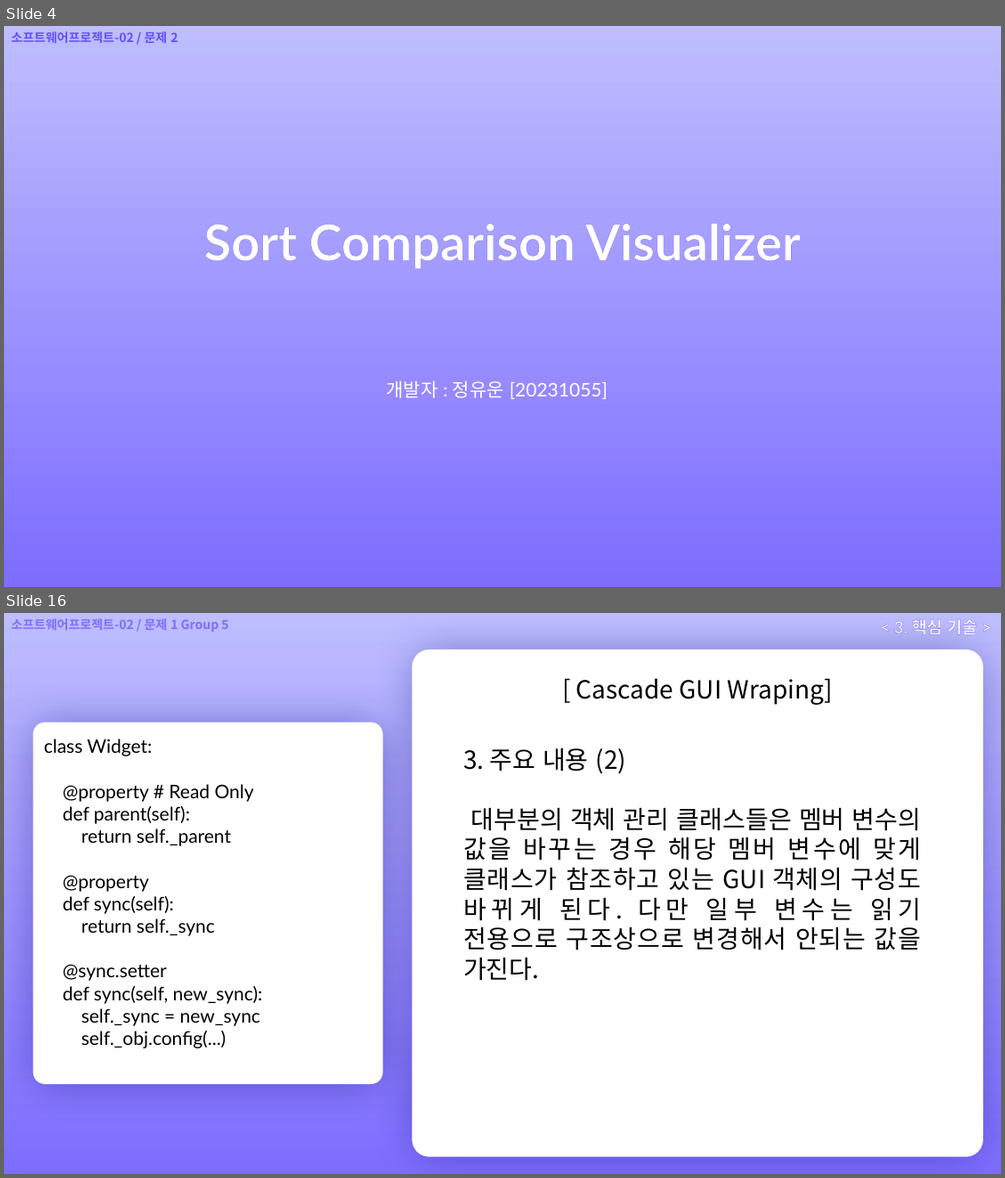
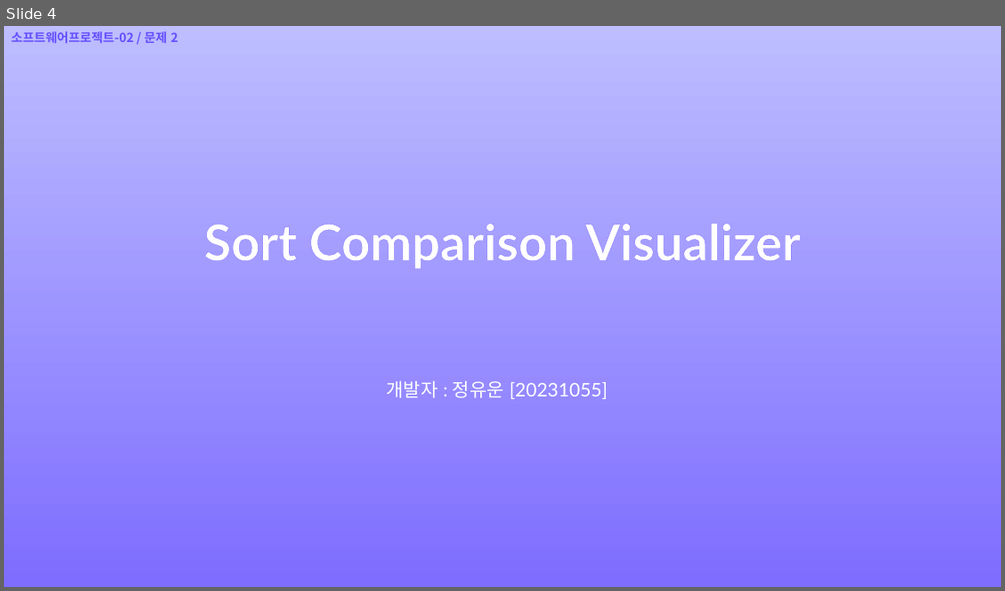
Before and after one commit to Ovie-hex/Software-Project-P2-Sort1055, a slide deck: [문제 2] 문서 기록/[문제 2] 발표자료 탬플릿 [20231055 정유운].pptx. Shown one above the other, each under a label of ours: slides 4 and 16 before the commit, slide 4 after it; the slides between them are not shown. The pictures are 1005x1178 and 1005x591 pixels, drawn with LibreOffice and Linux fonts; fonts in the diff are those of the drawing; background and template pictures are left out. Boxes give left, top, right and bottom in pixels: in the first picture for what was removed or moved away, otherwise in the second. Text is boxed around its words. In the diff, an @@ line names an element or a change of style, - is before the commit and + after.

```diff
--- a/[문제 2] 문서 기록/[문제 2] 발표자료 탬플릿 [20231055 정유운].pptx
+++ b/[문제 2] 문서 기록/[문제 2] 발표자료 탬플릿 [20231055 정유운].pptx
@@ slide 16 removed at [4,613,1001,1174], background picture (left out) @@
@@ text removed at [11,618,228,632] @@
-소프트웨어프로젝트-02 / 문제 1 Group 5
@@ text removed at [894,620,977,635] @@
-< 3. 핵심 기술 >
@@ rounded rectangle removed at [413,649,984,1157] @@
@@ text removed at [576,678,833,705] @@
-[ Cascade GUI Wraping]
@@ rounded rectangle removed at [33,722,383,1084] @@
-class Widget:
-@property # Read Only
-def parent(self):
-return self._parent
-@property
-def sync(self):
-return self._sync
-@sync.setter
-def sync(self, new_sync):
-self._sync = new_sync
-self._obj.config(...)
@@ text removed at [463,747,922,950] @@
-3. 주요 내용 (2)
-대부분의 객체 관리 클래스들은 멤버 변수의 값을 바꾸는 경우 해당 멤버 변수에 맞게 클래스가 참조하고 있는 GUI 객체의 구성도 바뀌게 된다. 다만 일부 변수는 읽기 전용으로 구조상으로 변경해서 안되는 값을 가진다.
```
Also in this commit, not shown: 8 slides changed, 10 slides added, 6 other slides removed, 7 other files.
